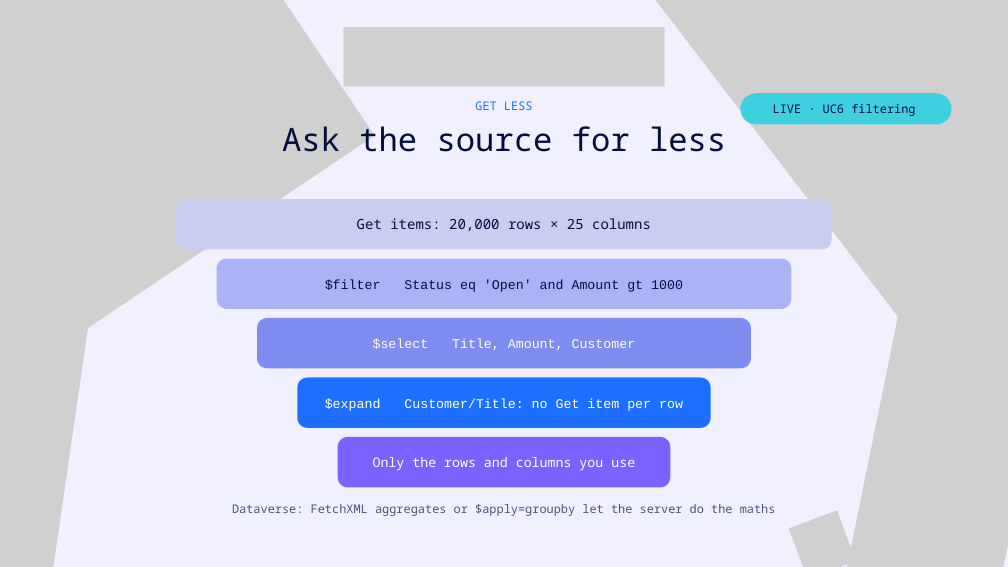
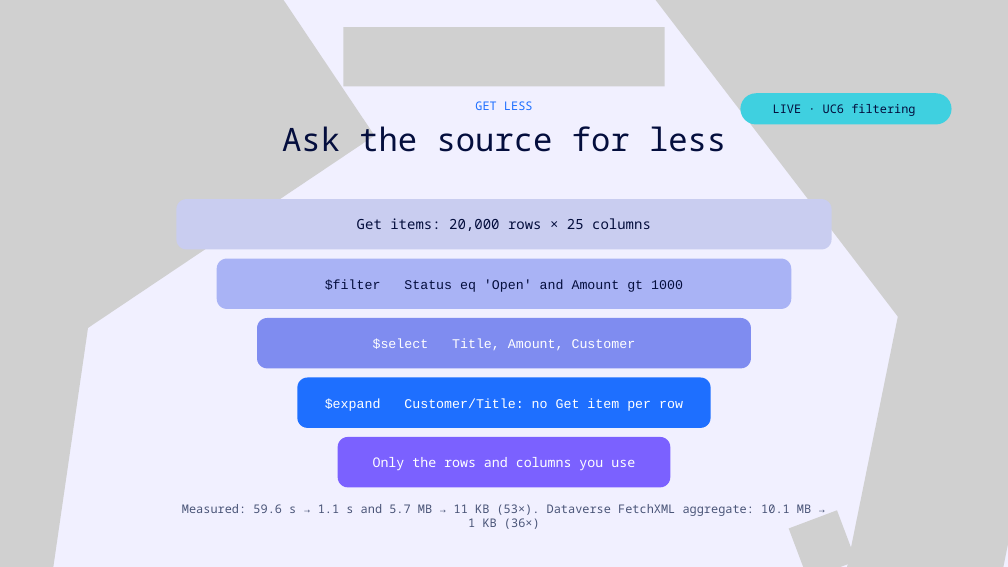
Before and after one commit to david-lorenzo88/power-automate-optimization-techniques, a slide deck: slide 23 of deck/From-Hours-to-Seconds.pptx (slide 22 before the commit). Drawn at 1008x567 pixels with LibreOffice and Linux fonts; fonts in the diff are those of the drawing; grey boxes stand for pictures; background and template pictures are left out. Boxes give left, top, right and bottom in pixels: in the first picture for what was removed or moved away, otherwise in the second. Text is boxed around its words. In the diff, an @@ line names an element or a change of style, - is before the commit and + after.

```diff
--- a/deck/From-Hours-to-Seconds.pptx
+++ b/deck/From-Hours-to-Seconds.pptx
@@ text at (182,504,811,529): text changed @@
-Dataverse: FetchXML aggregates or $apply=groupby let the server do the maths
+Measured: 59.6 s → 1.1 s and 5.7 MB → 11 KB (53×). Dataverse FetchXML aggregate: 10.1 MB → 1 KB (36×)
```
Also in this commit, not shown: 12 other slides changed, 3 slides added, 1 slide removed, 3 other files.
